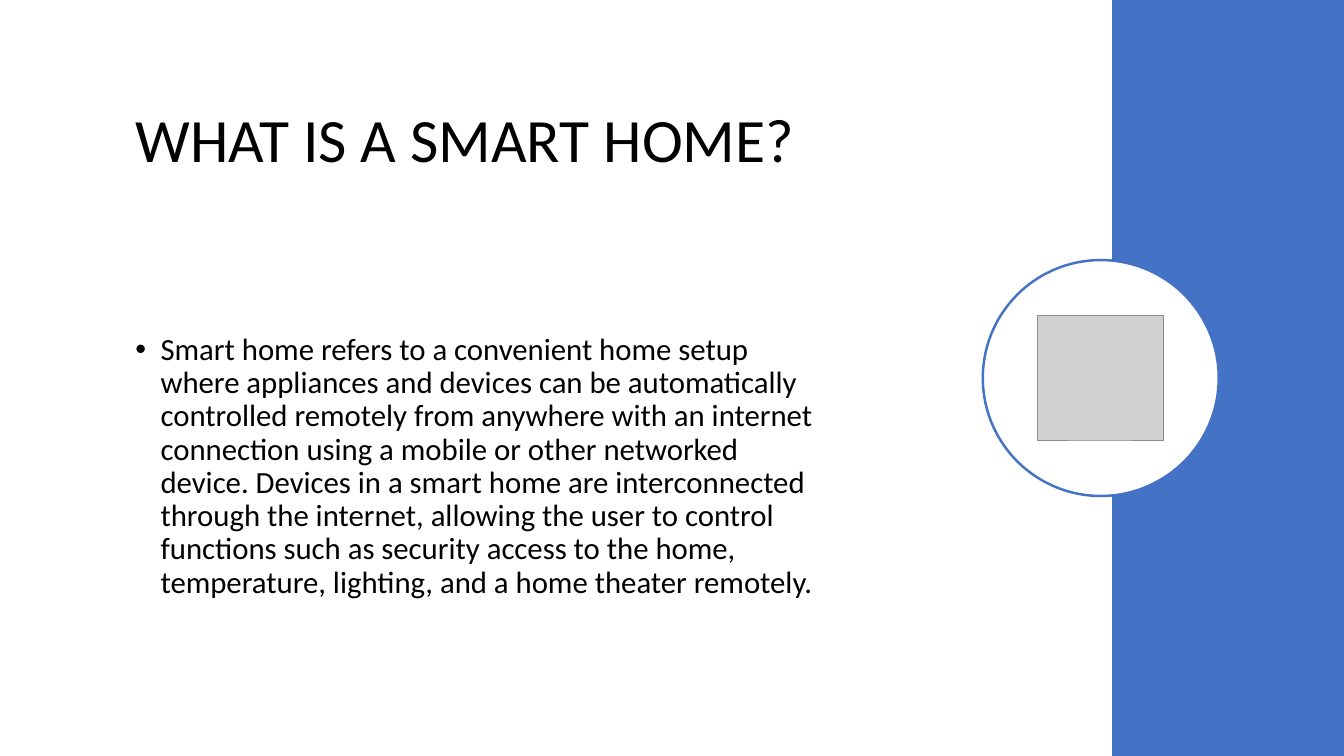
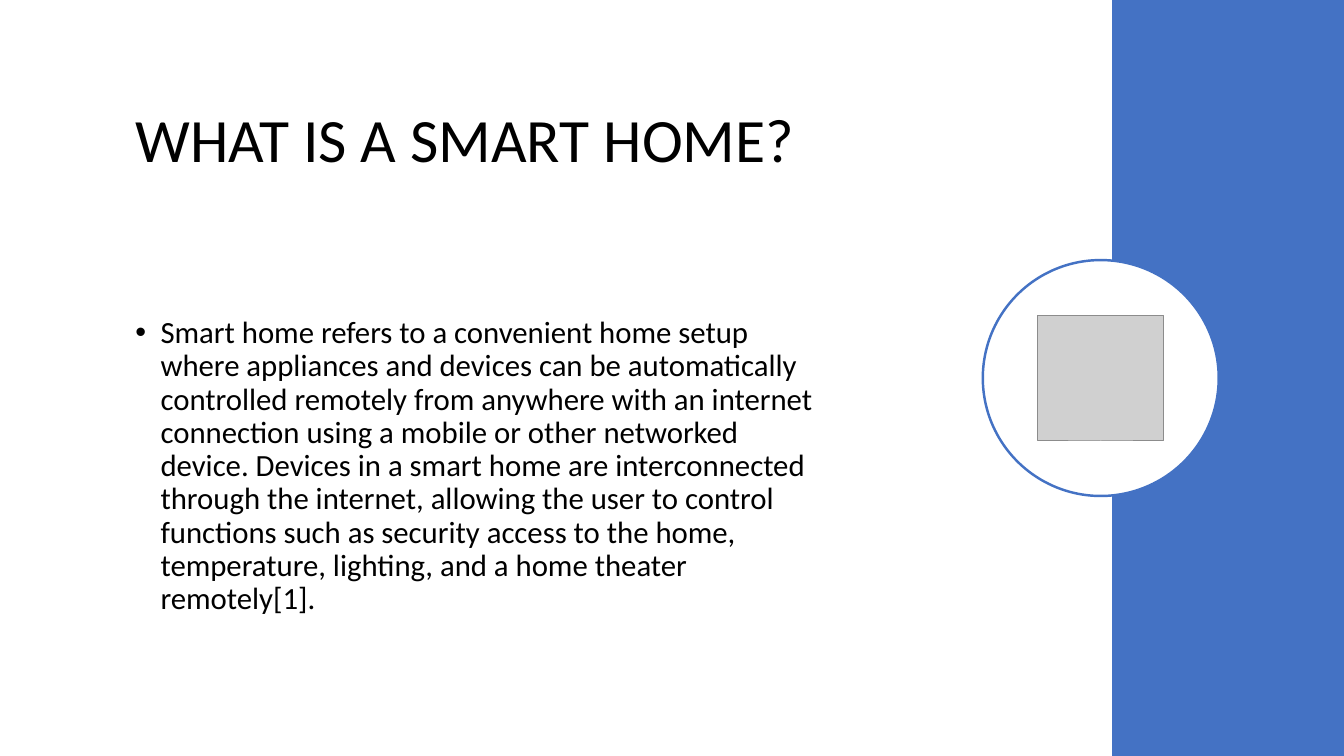
Before and after one commit to Microcontroller-Team-1/winter20-21, a slide deck: slide 2 of Smart Home TeamNoobcoder.pptx. Drawn at 1344x756 pixels with LibreOffice and Linux fonts; fonts in the diff are those of the drawing; grey boxes stand for pictures. Boxes give left, top, right and bottom in pixels: in the first picture for what was removed or moved away, otherwise in the second. Text is boxed around its words. In the diff, an @@ line names an element or a change of style, - is before the commit and + after.

```diff
--- a/Smart Home TeamNoobcoder.pptx
+++ b/Smart Home TeamNoobcoder.pptx
@@ text at bbox=[161, 321, 812, 614]: text changed @@
-• Smart home refers to a convenient home setup where appliances and devices can be automatically controlled remotely from anywhere with an internet connection using a mobile or other networked device. Devices in a smart home are interconnected through the internet, allowing the user to control functions such as security access to the home, temperature, lighting, and a home theater remotely.
+• Smart home refers to a convenient home setup where appliances and devices can be automatically controlled remotely from anywhere with an internet connection using a mobile or other networked device. Devices in a smart home are interconnected through the internet, allowing the user to control functions such as security access to the home, temperature, lighting, and a home theater remotely[1].
```
Also in this commit, not shown: 3 other slides changed, 1 slide added.
